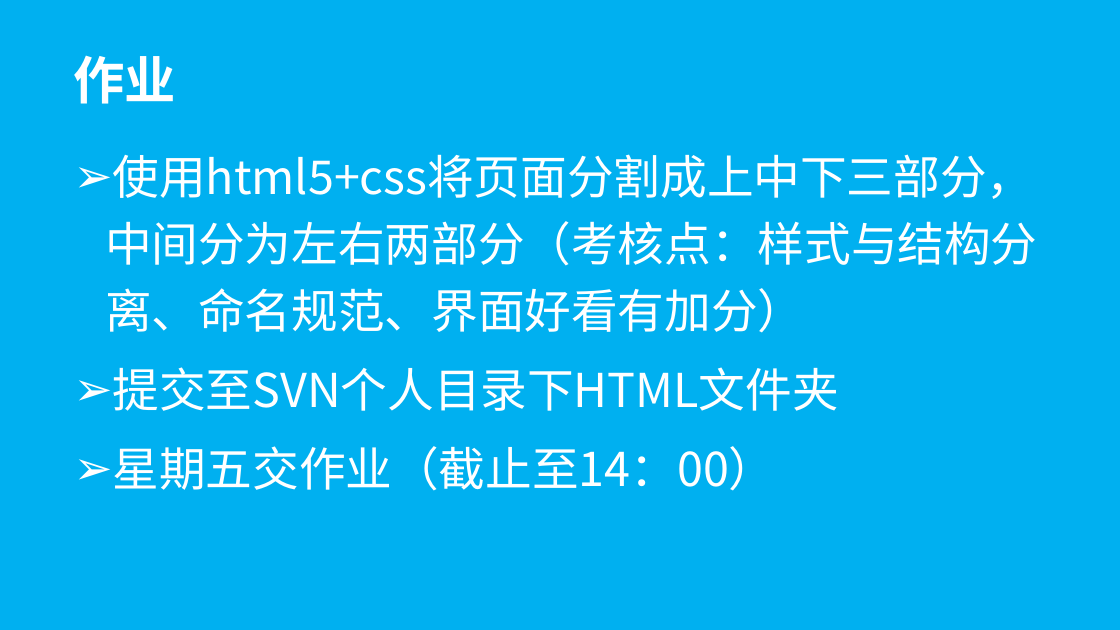
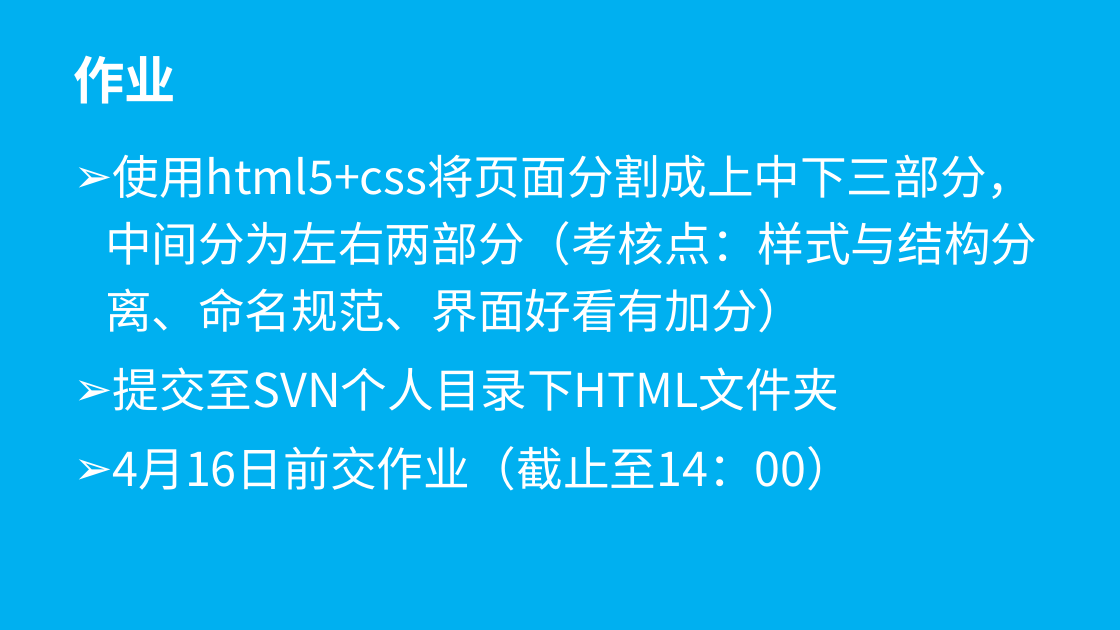
Before and after one commit to wugenshui/ppt, a slide deck: slide 19 of HTML_CSS/Html&CSS.pptx (slide 16 before the commit). Drawn at 1120x630 pixels with LibreOffice and Linux fonts; fonts in the diff are those of the drawing. Boxes give left, top, right and bottom in pixels: in the first picture for what was removed or moved away, otherwise in the second. Text is boxed around its words. In the diff, an @@ line names an element or a change of style, - is before the commit and + after.

```diff
--- a/HTML_CSS/Html&CSS.pptx
+++ b/HTML_CSS/Html&CSS.pptx
@@ subtitle at (113,446,854,491): text changed @@
-➢ 星期五交作业（截止至14：00）
+➢ 4月16日前交作业（截止至14：00）
```
Also in this commit, not shown: 2 other slides changed, 3 slides added, 4 other files.
